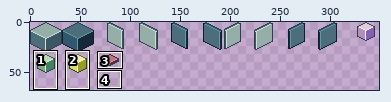
Pixel-art file, stored at escape-the-box/devroom-tilemap.aseprite. The first picture is a wide view before the edit; the outline marks the close-up.
Close-up. Earlier state:
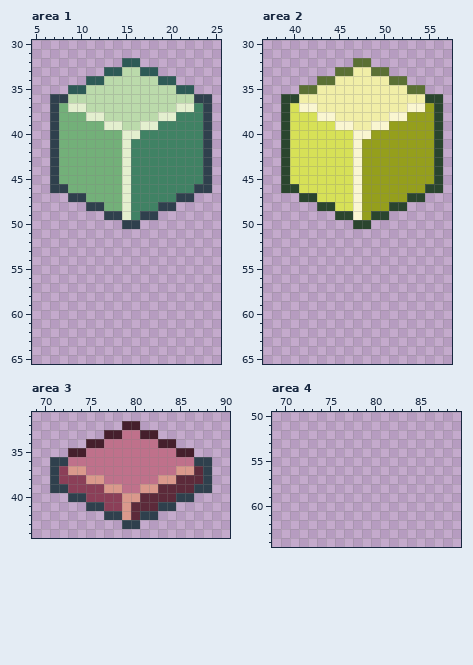
372x371 pixels, 1 frame. Shown: area 1: x 5..25, y 30..65; area 2: x 37..57, y 30..65; area 3: x 69..90, y 31..44; area 4: x 69..89, y 50..64. The wide view leaves out empty margins. The commit also changed other parts of the picture, which this record leaves out.
New version:
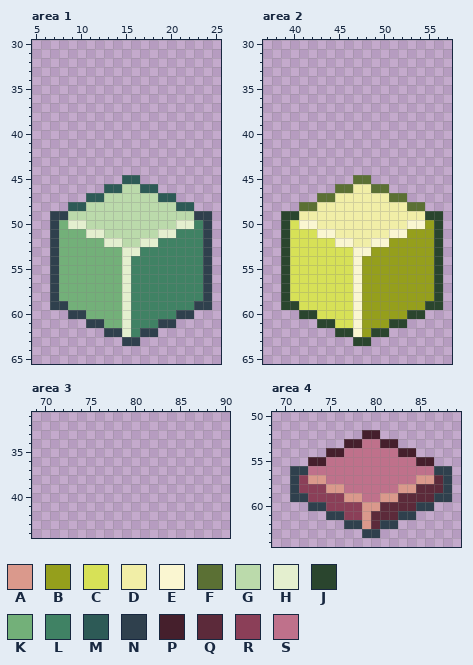
Palette (. is transparent): A #da998c  B #959f1c  C #d7e157  D #f1eea7  E #faf6d1  F #5b7034  G #bbdaab  H #e4efcf  J #2a452e  K #73b079  L #408264  M #2d5a56  N #2f404d  P #451f2c  Q #5c2a3a  R #8b3f58  S #bf718b
Difference:
Changed rows in their new state; - is an unchanged pixel.
Area 1, layer "dev_cube_green":
first column x 7:
32 --------..--------
33 ------......------
34 ----..........----
35 --..............--
36 ..................
37 ..................
38 ..................
39 ..................
40 ..................
41 ..................
42 ..................
43 ..................
44 ..................
45 ........MM........
46 ......MMGGMM......
47 --..MMGGGGGGMM..--
48 --MMGGGGGGGGGGMM--
49 NNGGGGGGGGGGGGGGNN
50 NKHHGGGGGGGGGGHHLN
51 NKKKHHGGGGGGHHLLLN
52 NKKKKKHHGGHHLLLLLN
53 NKKKKKKKHHLLLLLLLN
54 NKKKKKKKHLLLLLLLLN
55 NKKKKKKKHLLLLLLLLN
56 NKKKKKKKHLLLLLLLLN
57 NKKKKKKKHLLLLLLLLN
58 NKKKKKKKHLLLLLLLLN
59 NNKKKKKKHLLLLLLLNN
60 --NNKKKKHLLLLLNN--
61 ----NNKKHLLLNN----
62 ------NNHLNN------
63 --------NN--------
Area 2, layer "dev_cube_gold":
first column x 39:
32 --------..--------
33 ------......------
34 ----..........----
35 --..............--
36 ..................
37 ..................
38 ..................
39 ..................
40 ..................
41 ..................
42 ..................
43 ..................
44 ..................
45 ........FF........
46 ......FFDDFF......
47 --..FFDDDDDDFF..--
48 --FFDDDDDDDDDDFF--
49 JJDDDDDDDDDDDDDDJJ
50 JCEEDDDDDDDDDDEEBJ
51 JCCCEEDDDDDDEEBBBJ
52 JCCCCCEEDDEEBBBBBJ
53 JCCCCCCCEEBBBBBBBJ
54 JCCCCCCCEBBBBBBBBJ
55 JCCCCCCCEBBBBBBBBJ
56 JCCCCCCCEBBBBBBBBJ
57 JCCCCCCCEBBBBBBBBJ
58 JCCCCCCCEBBBBBBBBJ
59 JJCCCCCCEBBBBBBBJJ
60 --JJCCCCEBBBBBJJ--
61 ----JJCCEBBBJJ----
62 ------JJEBJJ------
63 --------JJ--------
Area 3, layer "dev_plate_red":
first column x 71:
32 --------..--------
33 ------......------
34 ----..........----
35 --..............--
36 ..................
37 ..................
38 ..................
39 ..................
40 --..............--
41 ----..........----
42 ------......------
43 --------..--------
Area 4, layer "dev_plate_red":
first column x 71:
52 --------PP--------
53 ------PPSSPP------
54 ----PPSSSSSSPP----
55 --PPSSSSSSSSSSPP--
56 NNSSSSSSSSSSSSSSNN
57 NRAASSSSSSSSSSAAQN
58 NRRRAASSSSSSAAQQQN
59 NNRRRRAASSAAQQQQNN
60 --NNRRRRAAQQQQNN--
61 ----NNRRAQQQNN----
62 ------NNAQNN------
63 --------NN--------
Pixel boxes of the changes (left, top, right, bottom) in both close-ups:
changed: (50, 58, 212, 346)
changed: (281, 58, 443, 346)
erased: (50, 421, 212, 529)
added: (290, 430, 452, 538)
